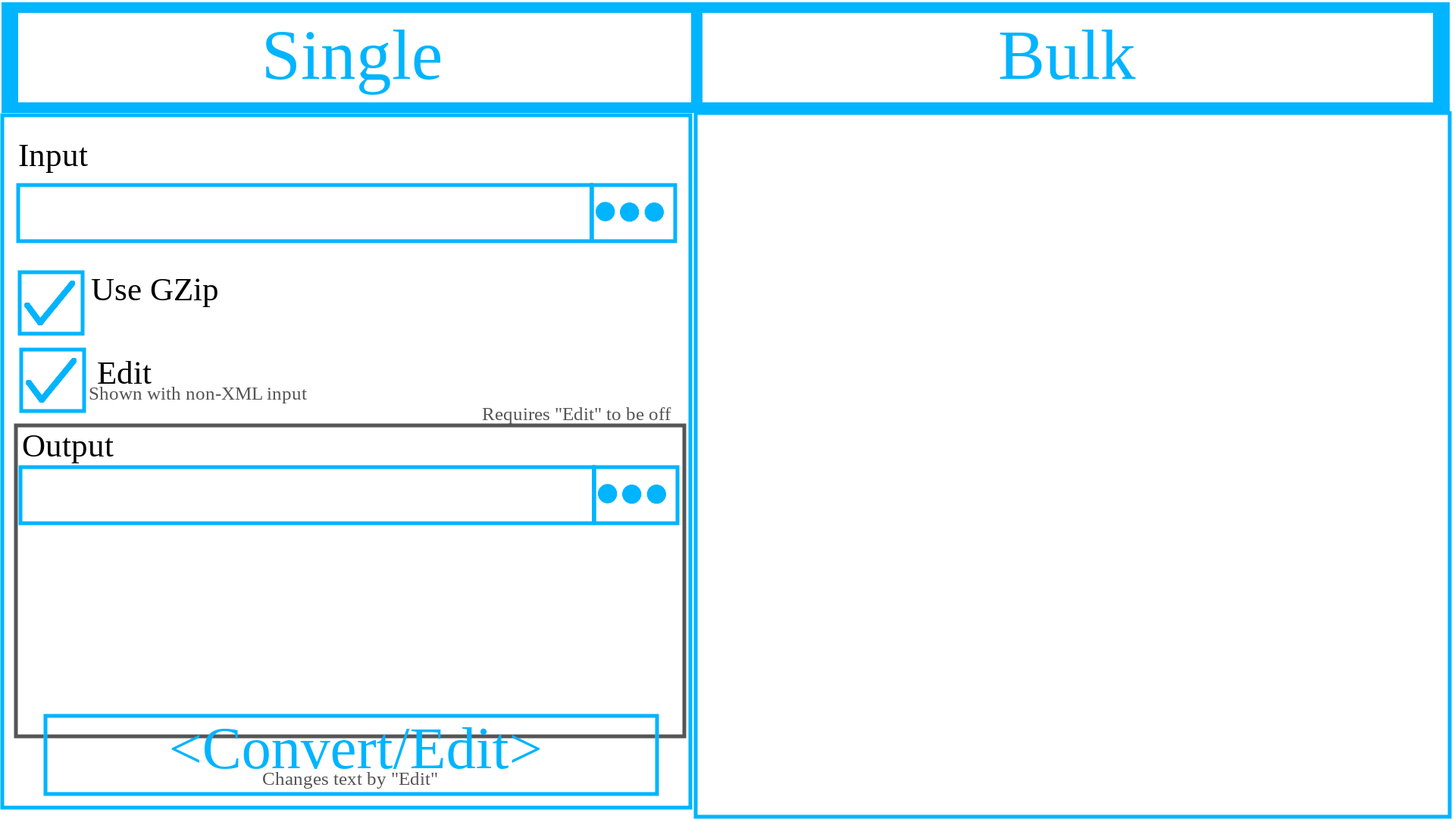
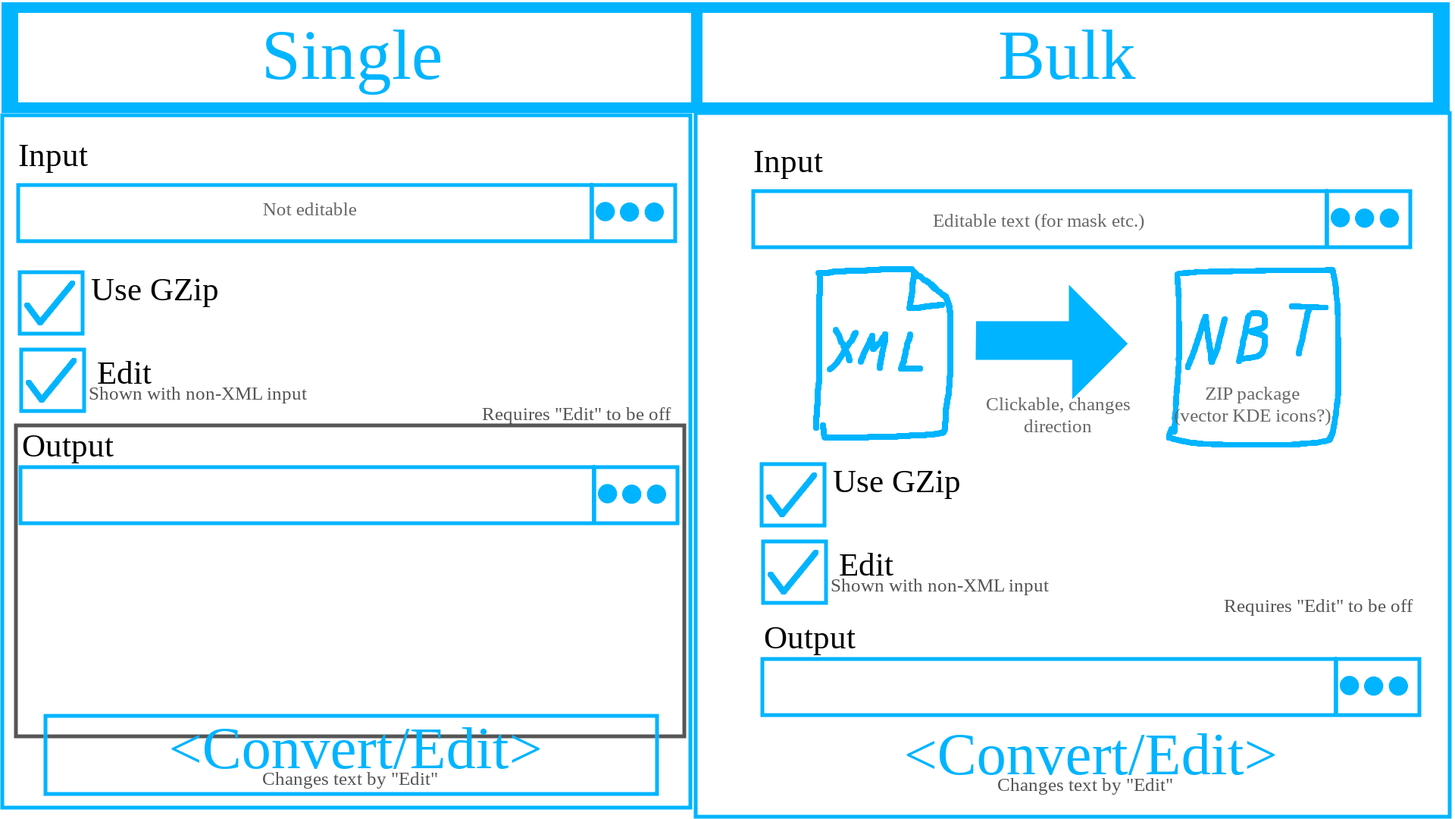
Two versions of the same layered image (1455px x 819px). Layer-by-layer changes:
added group "Bulk #1" with 17 layers above "Single #1" over left=751, top=150, right=1422, bottom=795
added layer "Clickable, changes direction" in group "Bulk #1" over left=986, top=397, right=1131, bottom=433
added layer "ZIP package ..." in group "Bulk #1" over left=1174, top=386, right=1332, bottom=426
added layer "SwapSelector" in group "Bulk #1" over left=813, top=266, right=1342, bottom=448
added layer "<Convert/Edit> #1" in group "Bulk #1" over left=906, top=732, right=1275, bottom=775
added layer "FileSelection #1" in group "Bulk #1" over left=751, top=188, right=1413, bottom=250
added group "Layer Group" with 8 layers in group "Bulk #1" over left=759, top=461, right=1422, bottom=718
added layer "FileSelection copy #1" in group "Layer Group" over left=760, top=656, right=1422, bottom=718
added layer "Checkbox copy #1" in group "Layer Group" over left=761, top=538, right=829, bottom=605
added group "Single #1" with 15 layers above "Pasted Layer" over left=263, top=150, right=1137, bottom=789
renamed "Background" to "<Convert/Edit>", moved it into group "Single #1", painted on it over left=263, top=150, right=1422, bottom=795
renamed "Pasted Layer" to "Changes text by 'Edit'", moved it into group "Single #1", painted on it over left=263, top=150, right=1422, bottom=795
renamed "Bulk" to "Use GZip", moved it into group "Single #1", painted on it over left=263, top=150, right=1137, bottom=307
renamed "Use GZip" to "Bulk", moved it into group "Single #1", painted on it over left=263, top=150, right=1137, bottom=307
renamed "<Convert/Edit>" to "Pasted Layer", moved it above "Background", painted on it over left=263, top=150, right=1422, bottom=795
renamed "Changes text by 'Edit'" to "Background", painted on it over left=263, top=150, right=1422, bottom=795
…and 14 more changes (11 added, 3 painted, 3 renamed, 3 stack)
